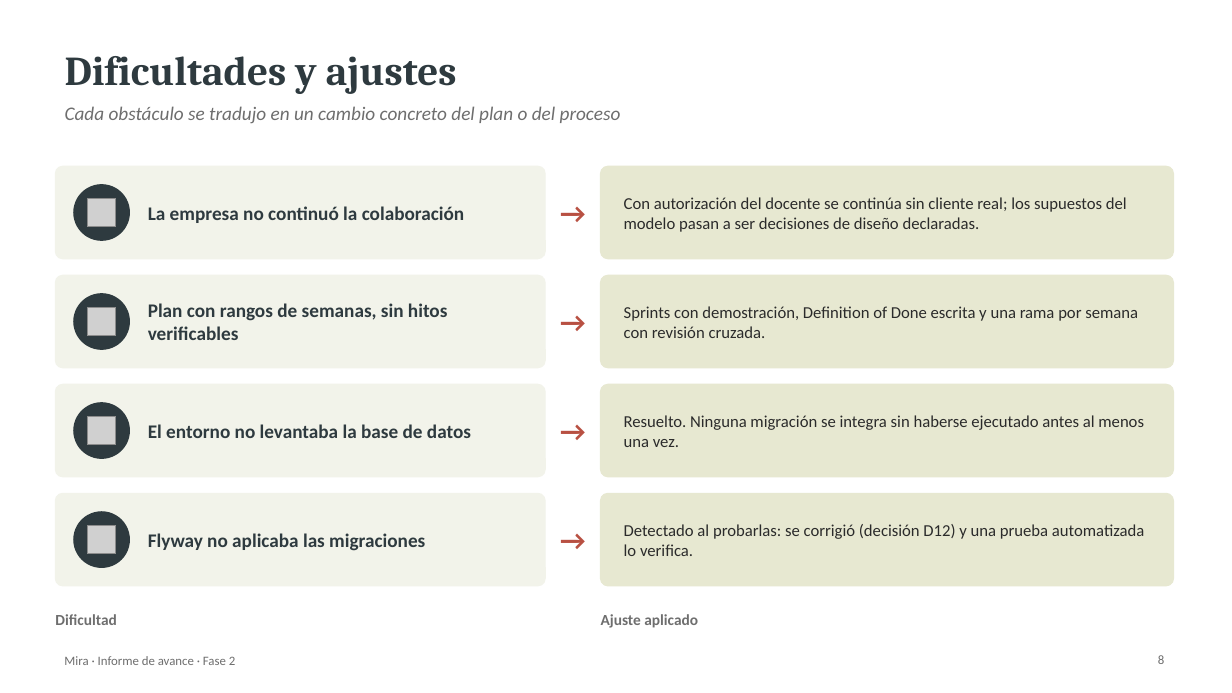
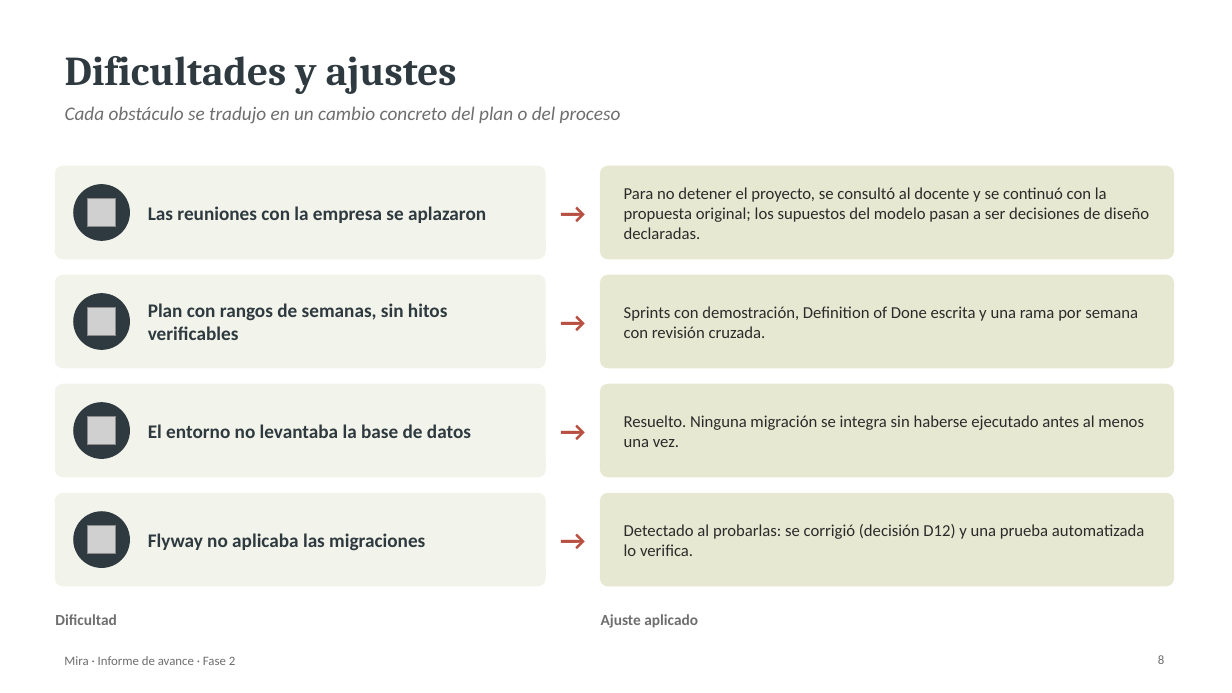
Before and after one commit to gonzaloarenasduoc/Mira, a slide deck: slide 8 of Fase 2/Evidencias Grupales/Presentacion Proyecto.pptx. Drawn at 1232x693 pixels with LibreOffice and Linux fonts; fonts in the diff are those of the drawing; grey boxes stand for pictures. Boxes give left, top, right and bottom in pixels: in the first picture for what was removed or moved away, otherwise in the second. Text is boxed around its words. In the diff, an @@ line names an element or a change of style, - is before the commit and + after.

```diff
--- a/Fase 2/Evidencias Grupales/Presentacion Proyecto.pptx
+++ b/Fase 2/Evidencias Grupales/Presentacion Proyecto.pptx
@@ text at box(148, 206, 486, 223): text changed @@
-La empresa no continuó la colaboración
+Las reuniones con la empresa se aplazaron
@@ text at box(624, 187, 1149, 239): text changed @@
-Con autorización del docente se continúa sin cliente real; los supuestos del modelo pasan a ser decisiones de diseño declaradas.
+Para no detener el proyecto, se consultó al docente y se continuó con la propuesta original; los supuestos del modelo pasan a ser decisiones de diseño declaradas.
```
Also in this commit, not shown: 1 other slide changed, 1 other file.
